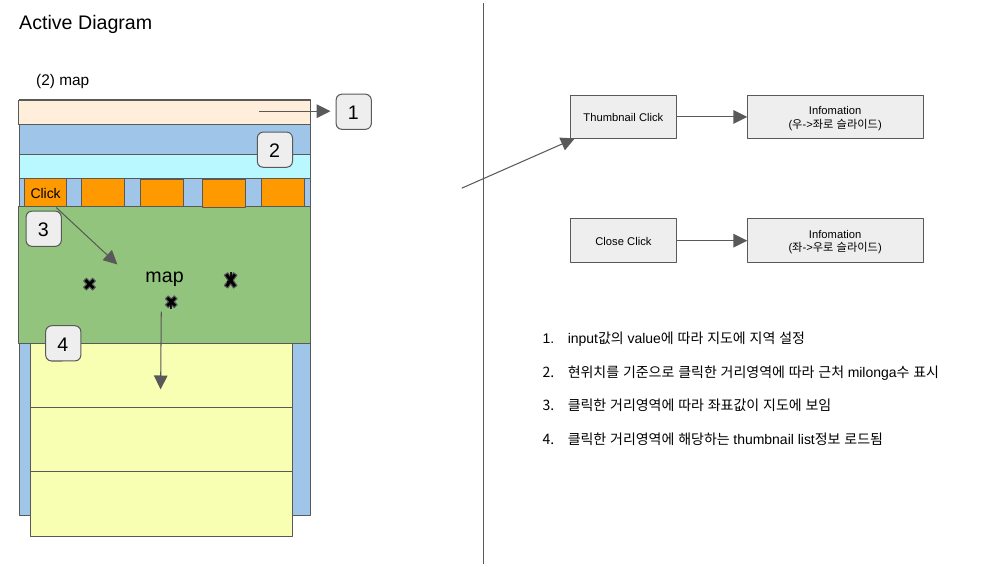
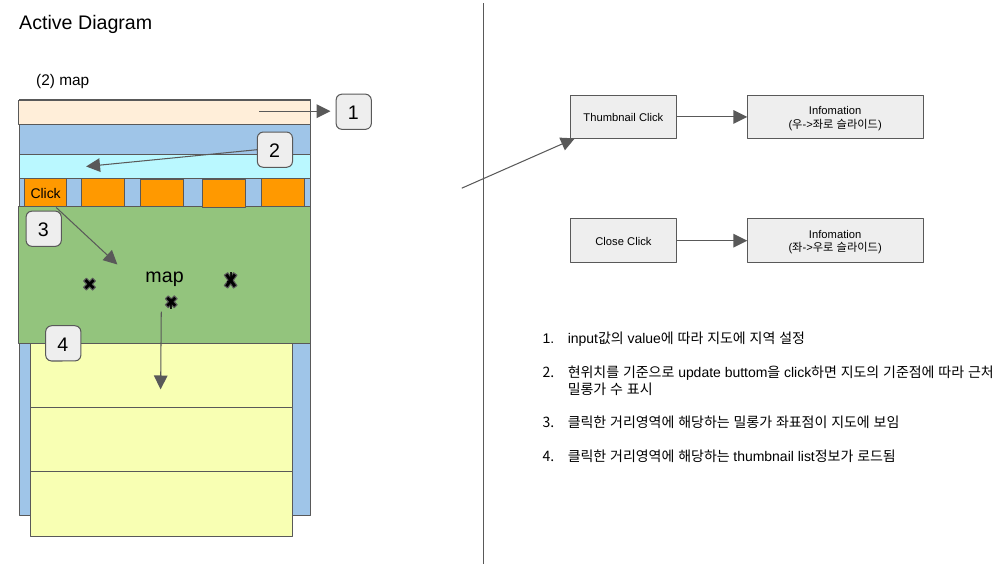
Before and after one commit to maldives0/ymillonga-map, a slide deck: slide 4 of active diagram(정주영).pptx. Drawn at 1008x567 pixels with LibreOffice and Linux fonts; fonts in the diff are those of the drawing. Boxes give left, top, right and bottom in pixels: in the first picture for what was removed or moved away, otherwise in the second. Text is boxed around its words. In the diff, an @@ line names an element or a change of style, - is before the commit and + after.

```diff
--- a/active diagram(정주영).pptx
+++ b/active diagram(정주영).pptx
@@ arrow added from (257, 150) to (86, 166), #595959 0.75 pt @@
@@ text at box(568, 365, 994, 462): text changed @@
-2. 현위치를 기준으로 클릭한 거리영역에 따라 근처 milonga수 표시
-3. 클릭한 거리영역에 따라 좌표값이 지도에 보임
-4. 클릭한 거리영역에 해당하는 thumbnail list정보 로드됨
+2. 현위치를 기준으로 update buttom을 click하면 지도의 기준점에 따라 근처 밀롱가 수 표시
+3. 클릭한 거리영역에 해당하는 밀롱가 좌표점이 지도에 보임
+4. 클릭한 거리영역에 해당하는 thumbnail list정보가 로드됨
```
Also in this commit, not shown: 1 other slide changed.
